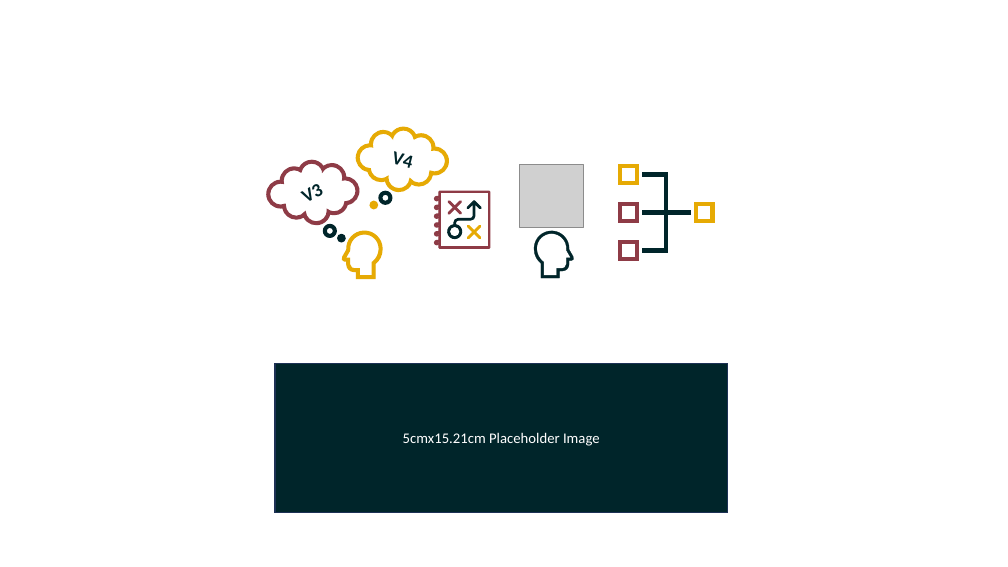
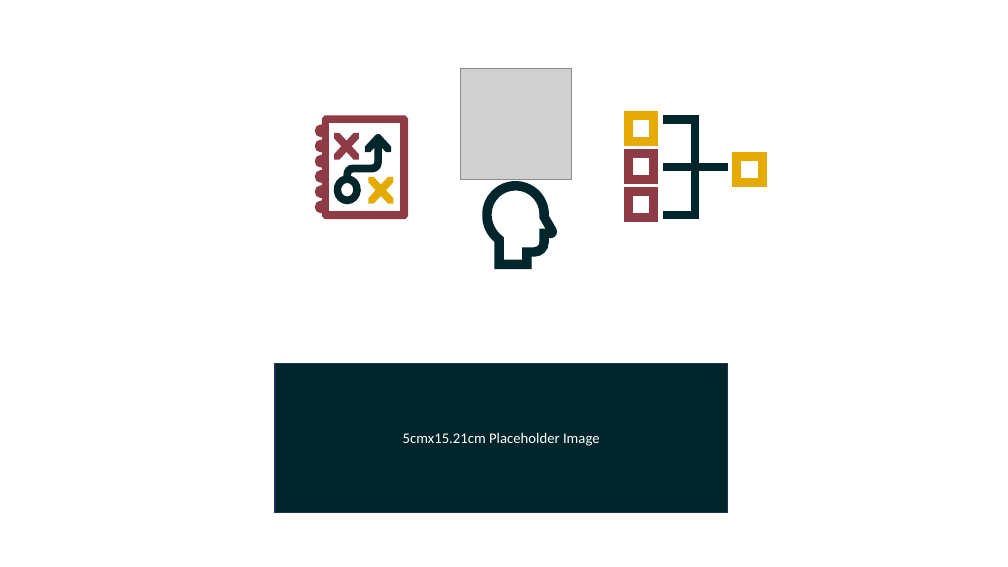
Before and after one commit to add-am/website, a slide deck: slide 6 of images/listing_images.pptx. Drawn at 1008x567 pixels with LibreOffice and Linux fonts; fonts in the diff are those of the drawing; grey boxes stand for pictures. Boxes give left, top, right and bottom in pixels: in the first picture for what was removed or moved away, otherwise in the second. Text is boxed around its words. In the diff, an @@ line names an element or a change of style, - is before the commit and + after.

```diff
--- a/images/listing_images.pptx
+++ b/images/listing_images.pptx
@@ picture added at <box>461,68,572,179</box> @@
@@ freeform shape: place and size @@
-freeform shape at <box>435,191,490,249</box>
+freeform shape at <box>318,118,406,217</box>
@@ freeform shape at <box>318,118,406,217</box>: outline #8E3B46 1 pt to #8E3B46 4.5 pt @@
@@ freeform shape: place and size @@
-freeform shape at <box>619,165,638,185</box>
+freeform shape at <box>626,113,656,143</box>
@@ freeform shape at <box>626,113,656,143</box>: outline #E6AA04 1.34 pt to #E6AA04 4.5 pt @@
@@ freeform shape: place and size @@
-freeform shape at <box>643,173,690,252</box>
+freeform shape at <box>665,118,725,217</box>
@@ freeform shape at <box>665,118,725,217</box>: outline #00252A 1.34 pt to #00252A 4.5 pt @@
@@ freeform shape: place and size @@
-freeform shape at <box>448,201,481,239</box>
+freeform shape at <box>337,137,389,203</box>
@@ freeform shape at <box>337,137,389,203</box>: outline #00252A 1 pt to #00252A 4.5 pt @@
@@ freeform shape at <box>337,135,358,157</box>: outline #8E3B46 1 pt to #8E3B46 4.5 pt @@
@@ freeform shape: place and size @@
-freeform shape at <box>448,201,461,214</box>
+freeform shape at <box>337,135,358,157</box>
@@ group removed at <box>267,127,584,278</box>: 7 freeform shapes, 2 texts, 1 picture @@
-V3
-V4
@@ freeform shape: place and size @@
-freeform shape at <box>467,225,480,238</box>
+freeform shape at <box>371,179,392,202</box>
@@ freeform shape at <box>371,179,392,202</box>: outline #E6AA04 1 pt to #E6AA04 4.5 pt @@
@@ freeform shape at <box>626,151,656,181</box>: outline #8E3B46 1.34 pt to #8E3B46 4.5 pt @@
@@ freeform shape: place and size @@
-freeform shape at <box>619,203,638,222</box>
+freeform shape at <box>626,151,656,181</box>
@@ freeform shape at <box>735,154,765,184</box>: outline #E6AA04 1.34 pt to #E6AA04 4.5 pt @@
@@ freeform shape: place and size @@
-freeform shape at <box>694,203,714,222</box>
+freeform shape at <box>735,154,765,184</box>
@@ freeform shape: place and size @@
-freeform shape at <box>535,231,574,278</box>
+freeform shape at <box>485,184,555,267</box>
@@ freeform shape at <box>485,184,555,267</box>: outline #00252A 0.25 pt to #00252A 4.5 pt @@
@@ freeform shape: place and size @@
-freeform shape at <box>619,240,638,260</box>
+freeform shape at <box>626,190,656,219</box>
@@ freeform shape at <box>626,190,656,219</box>: outline #8E3B46 1.34 pt to #8E3B46 4.5 pt @@
```
Also in this commit, not shown: 4 other slides changed, 4 slides added, 2 slides removed, 11 other files.
